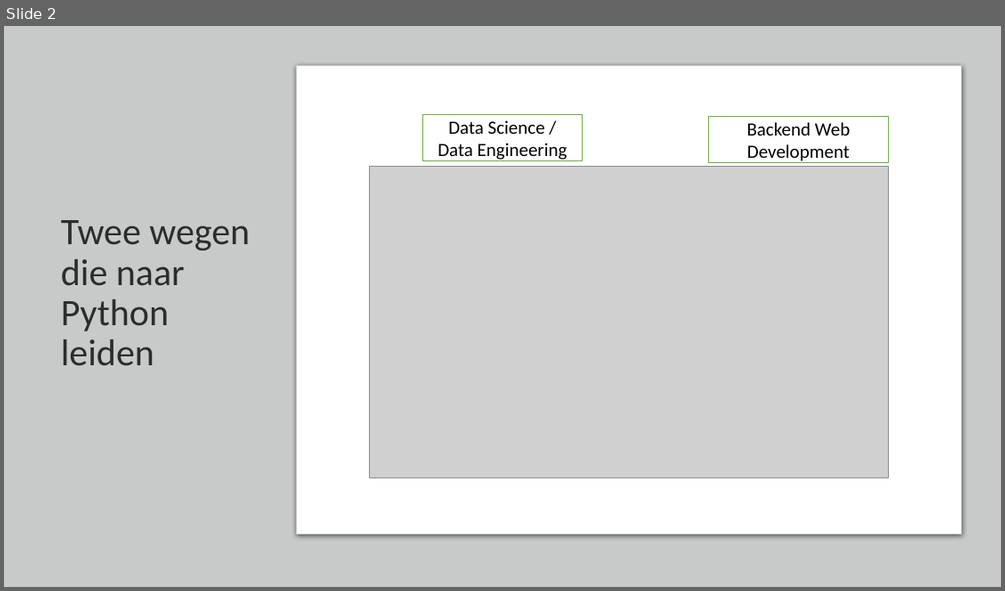
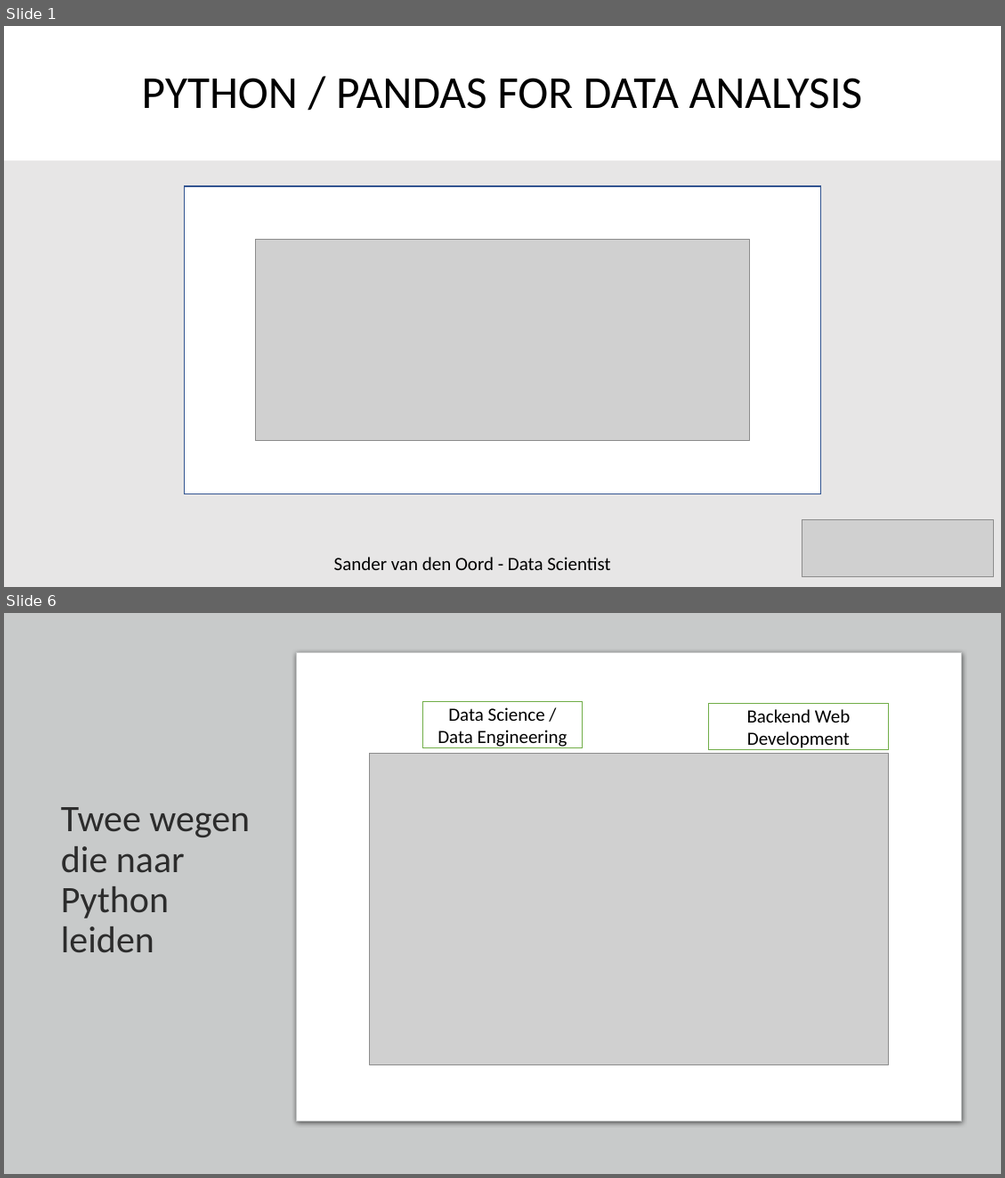
Before and after one commit to SandervandenOord/pandas_training, a slide deck: Pandas_Training_Slides.pptx. Shown one above the other, each under a label of ours: slide 2 before the commit, slides 1 and 6 after it; the slides between them are not shown. The pictures are 1005x591 and 1005x1178 pixels, drawn with LibreOffice and Linux fonts; fonts in the diff are those of the drawing; grey boxes stand for pictures. Boxes give left, top, right and bottom in pixels: in the first picture for what was removed or moved away, otherwise in the second. Text is boxed around its words. In the diff, an @@ line names an element or a change of style, - is before the commit and + after.

Commit message:
added slides on why pandas and python

```diff
--- a/Pandas_Training_Slides.pptx
+++ b/Pandas_Training_Slides.pptx
@@ slide 1 added at (4,26,1001,587), background #E7E6E6 @@
@@ title added at (4,26,1001,160), fill #FFFFFF, 44 pt, text #000000 @@
+PYTHON / PANDAS FOR DATA ANALYSIS
@@ rectangle added at (184,186,821,493), fill #FFFFFF, outline #325491 1 pt @@
@@ picture added at (256,239,750,440) @@
@@ picture added at (802,520,994,576) @@
@@ text added at (334,556,610,570), 18 pt, text #000000 @@
+Sander van den Oord - Data Scientist
@@ what was slide 2 is now slide 6 @@
```
Also in this commit, not shown: 4 other slides added.
